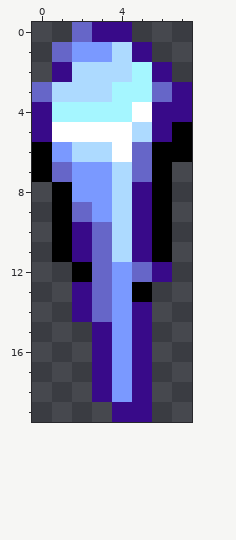
A pixel-art sprite gets an edit: Assets/Projectiles/Icicle/IcicleProj.png. Above, as it was before the edit.
The file is 16x40 pixels, drawn in blocks of 2x2; one block is one cell here. Colours within 5 levels of each other are drawn and written as one.
Now the later version:
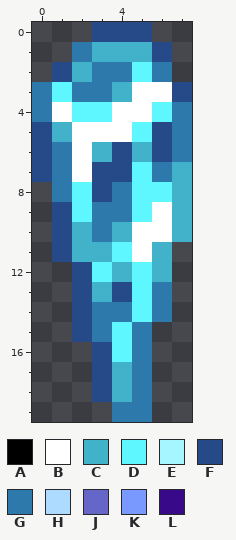
Palette (. is transparent): A #000000  B #ffffff  C #42b2cb  D #5ff7ff  E #a5f6ff  F #264a87  G #2d79ac  H #addaff  J #6666c8  K #7a99ff  L #380a89
Diff:
Changed rows in their new state; - is an unchanged pixel.
first column x 0:
 0 --.FFF--
 1 -.GCCCF-
 2 -FCGGDG-
 3 GDGGCBBF
 4 GBDDB-DG
 5 FC---DFG
 6 FGBCFCFG
 7 FGBFFDGC
 8 -GDFGDDC
 9 -FDGGDBC
10 -FCGCBBC
11 -FCCDBC-
12 --FDCDC-
13 --FCFDG-
14 --FGGDG-
15 --FGDG--
16 ---FDG--
17 ---FCG--
18 ---FCG--
19 ----GG--
Boxes around the changes in both pictures, in picture pixels (x1, y1, x2, y2):
changed: (32, 22, 192, 422)
